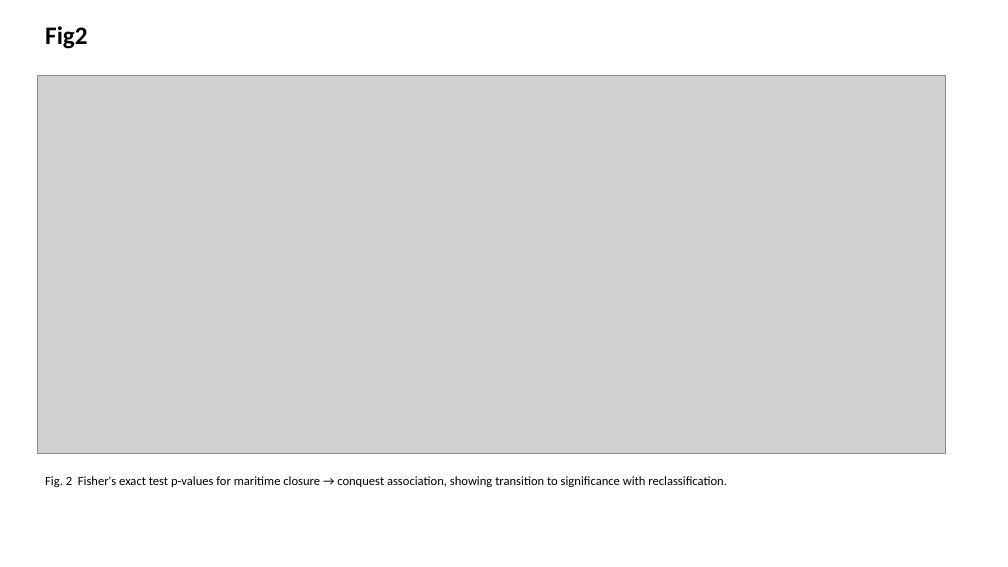
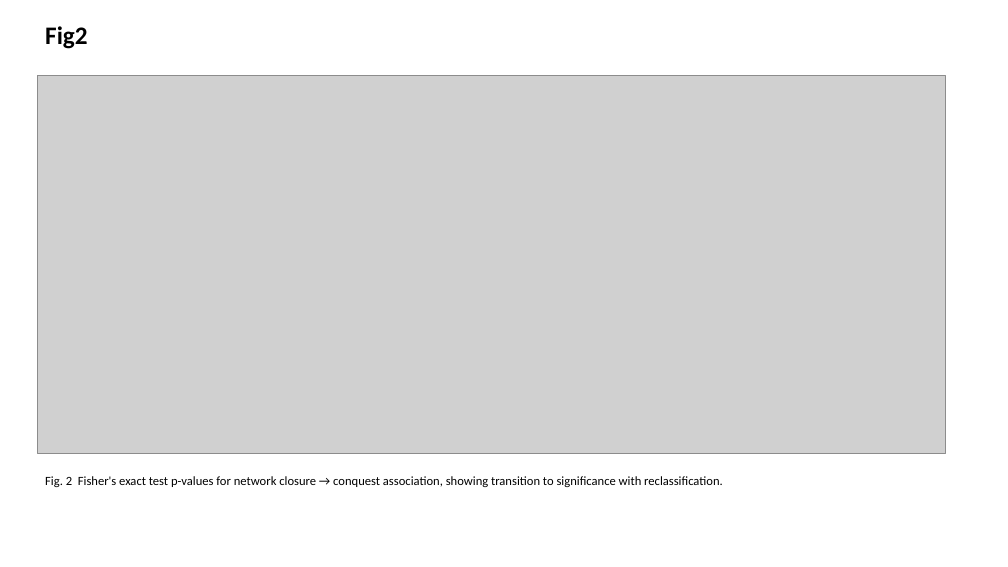
Before and after one commit to bougtoir/beyond-gdp-national-power, a slide deck: slide 2 of manuscript/figures_pptx.pptx. Drawn at 1008x567 pixels with LibreOffice and Linux fonts; fonts in the diff are those of the drawing; grey boxes stand for pictures. Boxes give left, top, right and bottom in pixels: in the first picture for what was removed or moved away, otherwise in the second. Text is boxed around its words. In the diff, an @@ line names an element or a change of style, - is before the commit and + after.

```diff
--- a/manuscript/figures_pptx.pptx
+++ b/manuscript/figures_pptx.pptx
@@ text at [45,476,723,487]: text changed @@
-Fig. 2 Fisher's exact test p-values for maritime closure → conquest association, showing transition to significance with reclassification.
+Fig. 2 Fisher's exact test p-values for network closure → conquest association, showing transition to significance with reclassification.
```
Also in this commit, not shown: 1 other slide changed, 8 other files.
